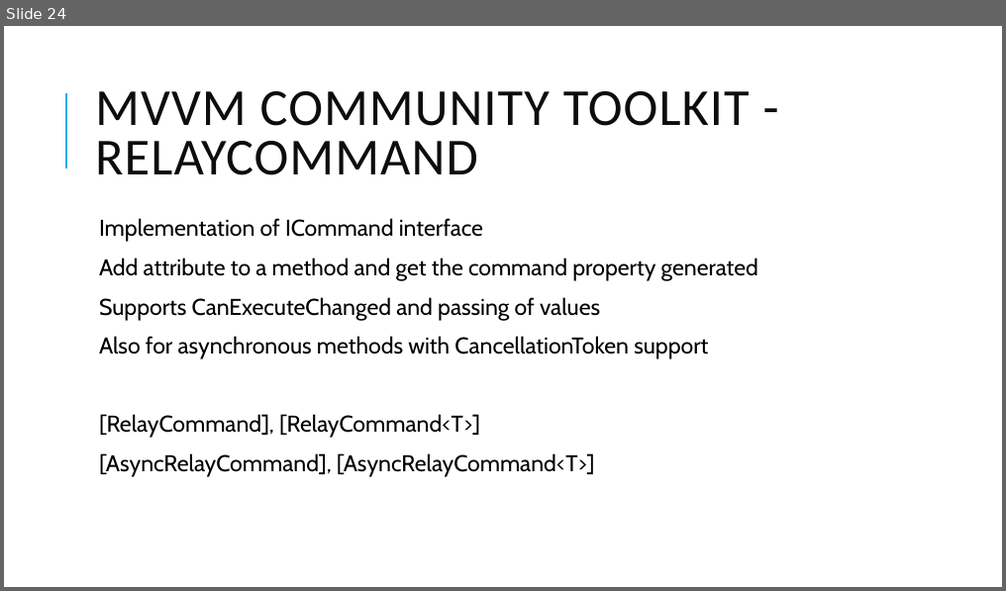
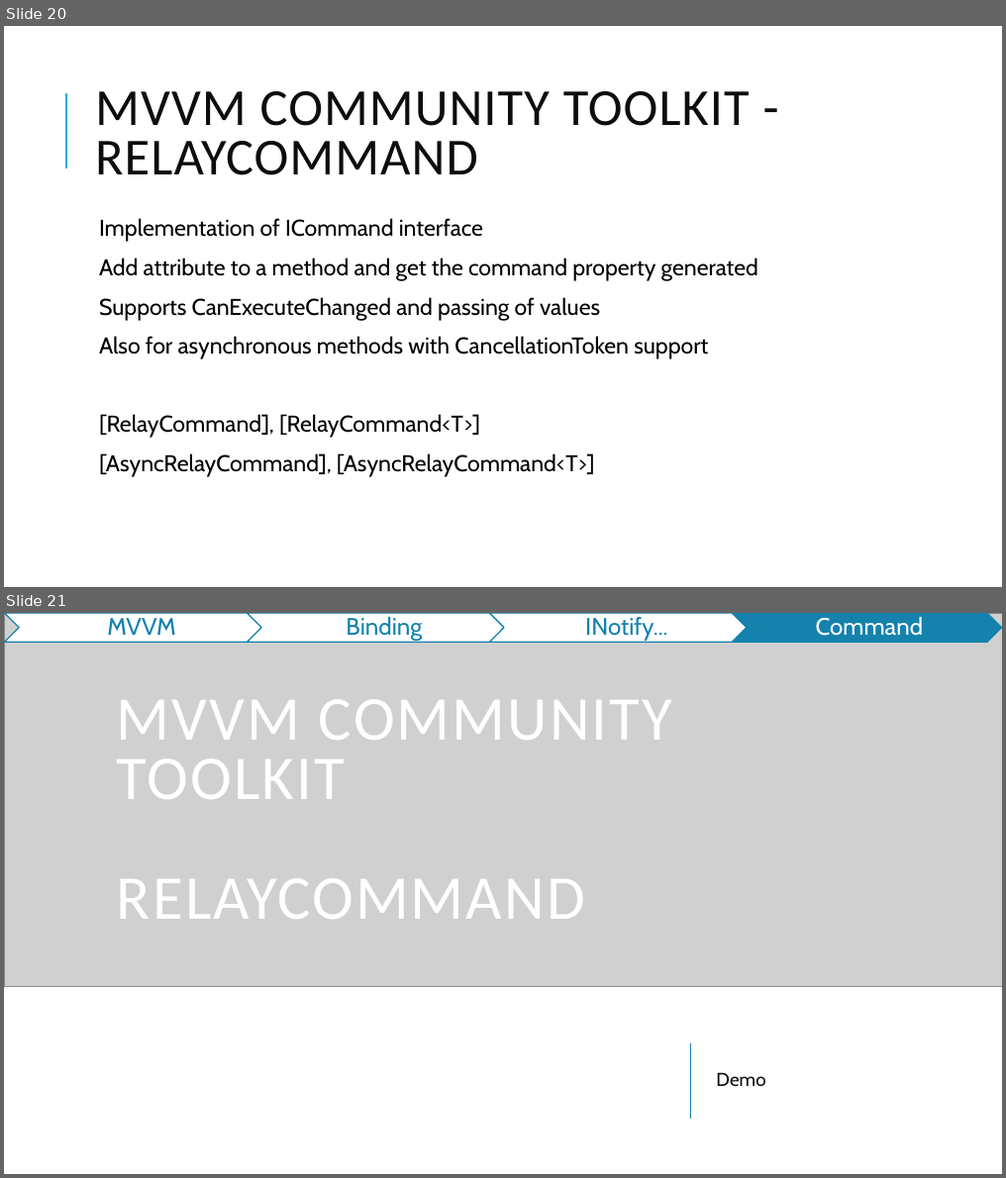
Before and after one commit to jasho/pv239-maui, a slide deck: 03_MVVM/PV239-Xamarin-03_MVVM.pptx. Shown one above the other, each under a label of ours: slide 24 before the commit, slides 20 and 21 after it. The pictures are 1006x591 and 1006x1178 pixels, drawn with LibreOffice and Linux fonts; fonts in the diff are those of the drawing; grey boxes stand for pictures. Boxes give left, top, right and bottom in pixels: in the first picture for what was removed or moved away, otherwise in the second. Text is boxed around its words. In the diff, an @@ line names an element or a change of style, - is before the commit and + after.

```diff
--- a/03_MVVM/PV239-Xamarin-03_MVVM.pptx
+++ b/03_MVVM/PV239-Xamarin-03_MVVM.pptx
@@ slide 21 added at (x1=4, y1=613, x2=1002, y2=1174), background #FFFFFF @@
@@ rectangle added at (x1=4, y1=613, x2=1002, y2=987), fill #1482AC @@
@@ picture added at (x1=4, y1=613, x2=1002, y2=986) @@
@@ group added at (x1=5, y1=613, x2=1002, y2=642): 4 chevrons, 4 texts @@
+MVVM
+Binding
+INotify...
+Command
@@ group added at (x1=4, y1=613, x2=1002, y2=642): 5 chevrons, 5 texts @@
+Ovládací prvky
+Layouty
+Navigace
+Styly
+Lokalizace
@@ text added at (x1=117, y1=700, x2=672, y2=919), 60 pt, text #FFFFFF @@
+MVVM COMMUNITY TOOLKIT
+RELAYCOMMAND
@@ line added from (690, 1119) to (690, 1045), #1482AC 1.5 pt @@
@@ text added at (x1=716, y1=1072, x2=765, y2=1086), 18 pt, text #0D0D0D @@
+Demo
@@ what was slide 24 is now slide 20 @@
```
Also in this commit, not shown: 3 slides changed, 7 slides removed, 20 other files.
